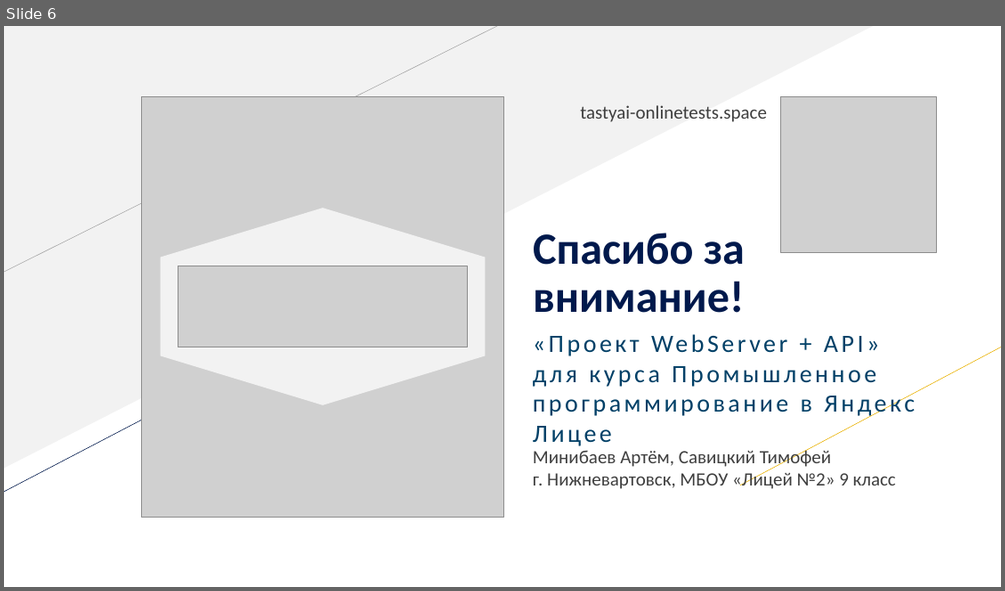
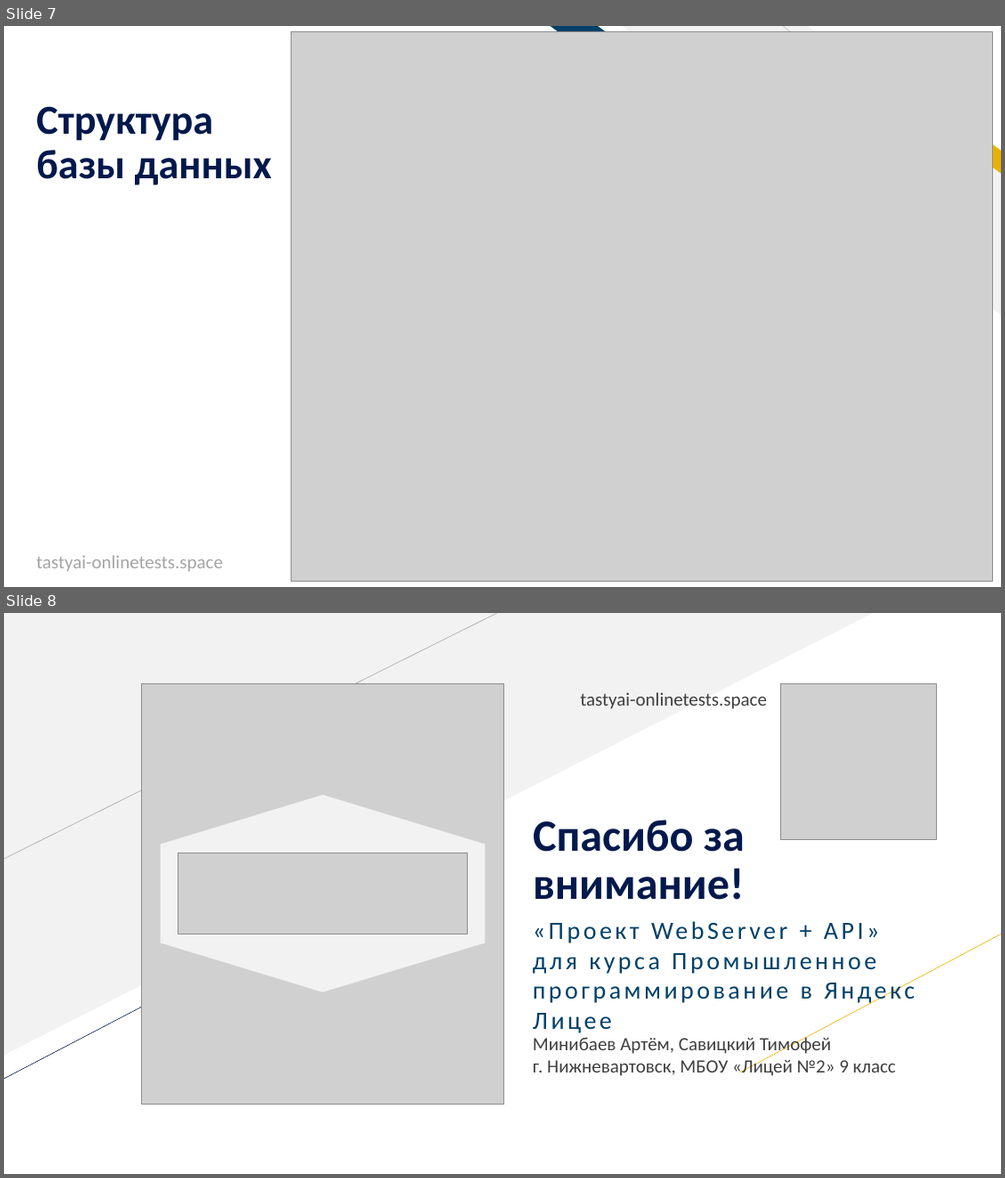
Before and after one commit to b1t0nese/TastyAI, a slide deck: doc/tastyai_presentation.pptx. Shown one above the other, each under a label of ours: slide 6 before the commit, slides 7 and 8 after it. The pictures are 1005x591 and 1005x1178 pixels, drawn with LibreOffice and Linux fonts; fonts in the diff are those of the drawing; grey boxes stand for pictures. Boxes give left, top, right and bottom in pixels: in the first picture for what was removed or moved away, otherwise in the second. Text is boxed around its words. In the diff, an @@ line names an element or a change of style, - is before the commit and + after.

```diff
--- a/doc/tastyai_presentation.pptx
+++ b/doc/tastyai_presentation.pptx
@@ slide 7 added at (x1=4, y1=26, x2=1001, y2=587), background #FFFFFF @@
@@ picture added at (x1=291, y1=32, x2=994, y2=580) @@
@@ parallelogram added at (x1=550, y1=26, x2=669, y2=79), fill #014067 @@
@@ diag stripe added at (x1=623, y1=26, x2=1001, y2=315), fill #F2F2F2 @@
@@ line added from (885, 104) to (783, 26), #BFBFBF 0.5 pt @@
@@ parallelogram added at (x1=912, y1=93, x2=1001, y2=174), fill #EAB200 @@
@@ title added at (x1=36, y1=106, x2=272, y2=185), 39.6 pt, text #00194C, bold @@
+Структура базы данных
@@ text added at (x1=36, y1=555, x2=223, y2=571), 18 pt, text #A5A5A5 @@
+tastyai-onlinetests.space
@@ what was slide 6 is now slide 8 @@
```
Also in this commit, not shown: 1 slide changed, 1 other slide added, 3 other files.
